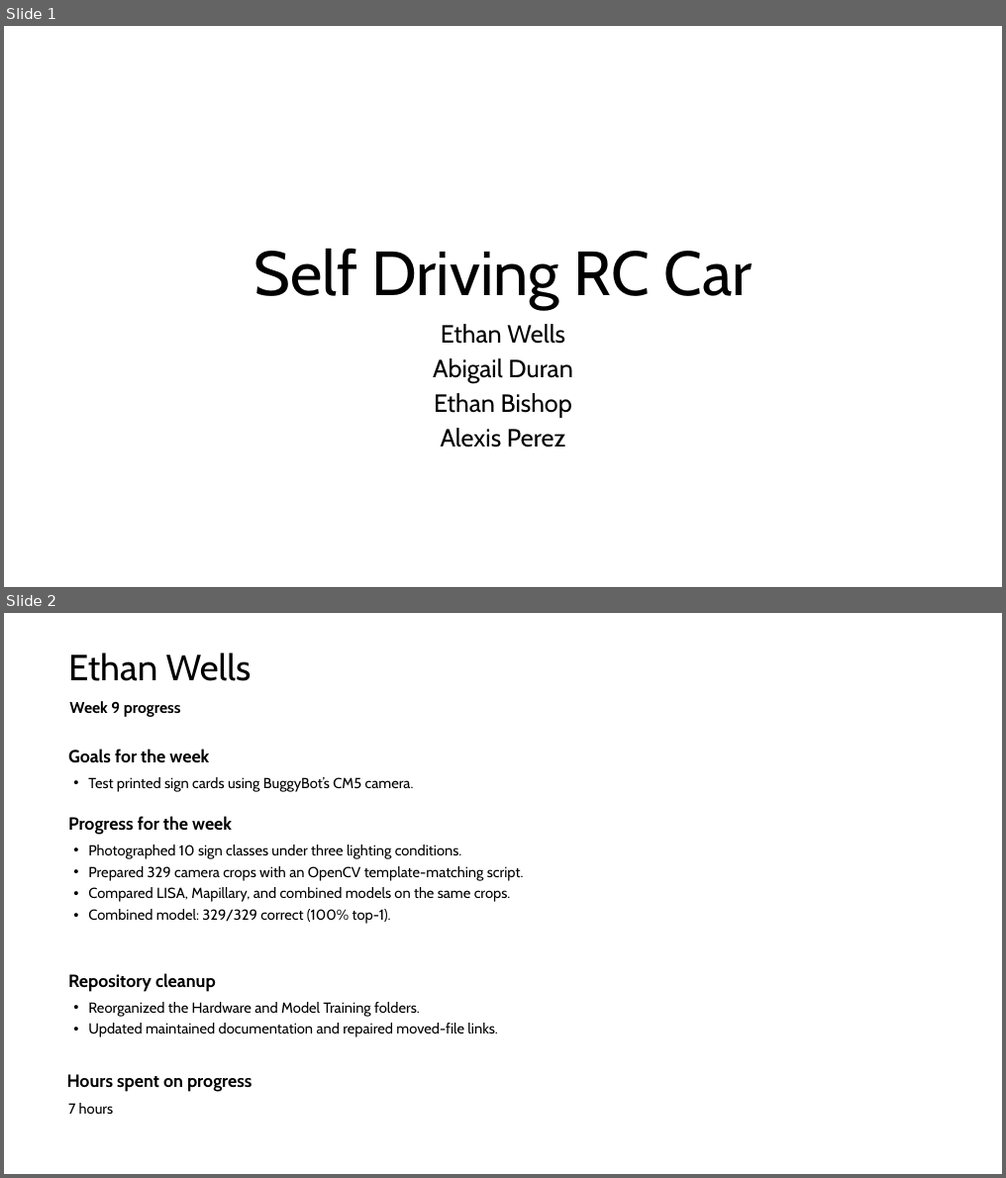
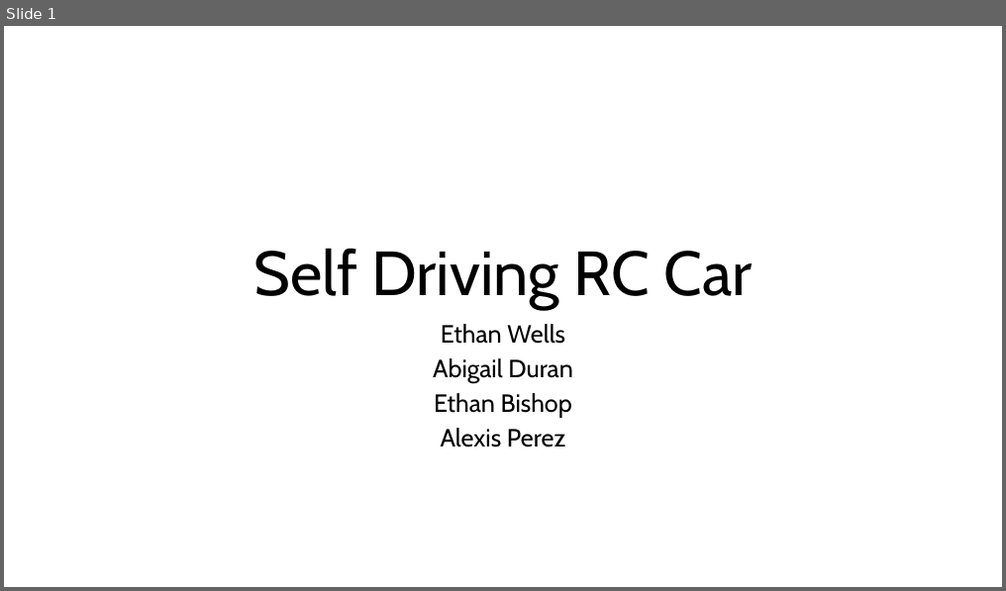
Before and after one commit to EthanWellsSr/BuggyBot, a slide deck: Weekly Reports/Self-Driving-RC-Car.pptx. Shown one above the other, each under a label of ours: slides 1 and 2 before the commit, slide 1 after it. The pictures are 1006x1178 and 1006x591 pixels, drawn with LibreOffice and Linux fonts; fonts in the diff are those of the drawing. Boxes give left, top, right and bottom in pixels: in the first picture for what was removed or moved away, otherwise in the second. Text is boxed around its words. In the diff, an @@ line names an element or a change of style, - is before the commit and + after.

Commit message:
Week 10: assemble weekly presentation deck from slides

```diff
--- a/Weekly Reports/Self-Driving-RC-Car.pptx
+++ b/Weekly Reports/Self-Driving-RC-Car.pptx
@@ slide 2 removed at [4,613,1002,1174], background #FFFFFF @@
@@ text removed at [68,653,252,681] @@
-Ethan Wells
@@ text removed at [69,701,181,717] @@
-Week 9 progress
@@ text removed at [68,749,209,763] @@
-Goals for the week
@@ text removed at [88,777,414,792] @@
-• Test printed sign cards using BuggyBot’s CM5 camera.
@@ text removed at [68,816,232,835] @@
-Progress for the week
@@ text removed at [88,845,524,924] @@
-• Photographed 10 sign classes under three lighting conditions.
-• Prepared 329 camera crops with an OpenCV template-matching script.
-• Compared LISA, Mapillary, and combined models on the same crops.
-• Combined model: 329/329 correct (100% top-1).
@@ text removed at [68,973,216,992] @@
-Repository cleanup
@@ text removed at [88,1002,497,1038] @@
-• Reorganized the Hardware and Model Training folders.
-• Updated maintained documentation and repaired moved-file links.
@@ text removed at [67,1074,252,1092] @@
-Hours spent on progress
@@ text removed at [68,1103,114,1114] @@
-7 hours
```
Also in this commit, not shown: 3 slides changed, 8 slides added, 9 other slides removed.
